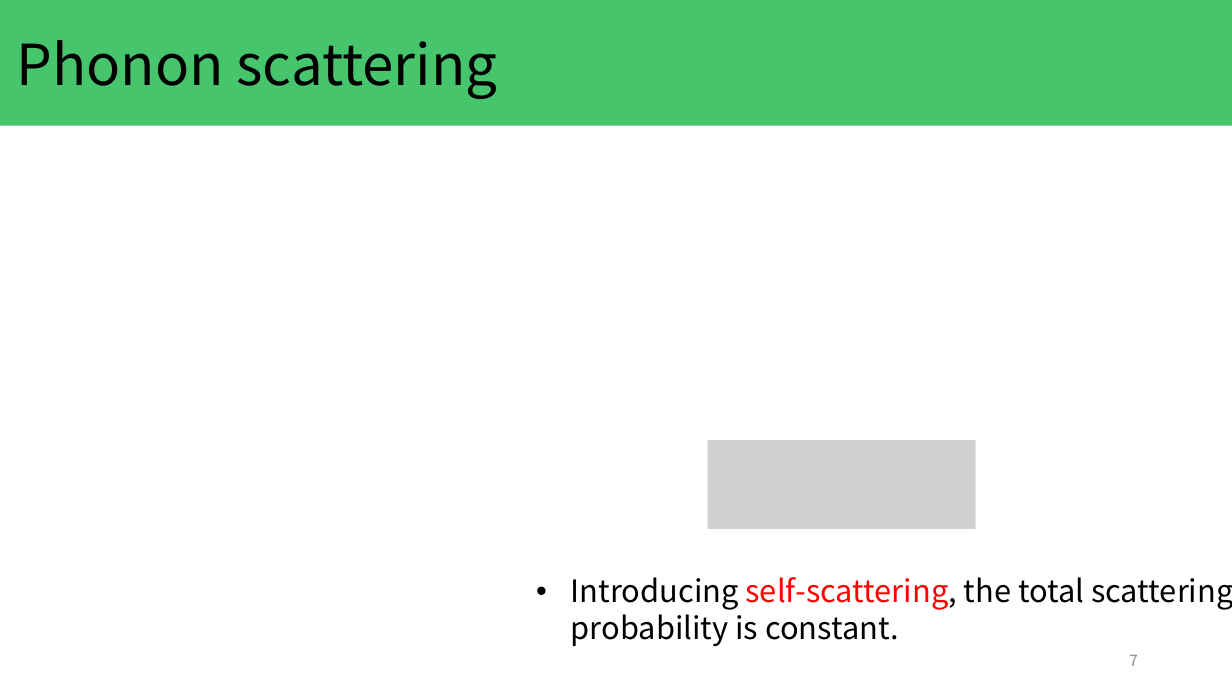
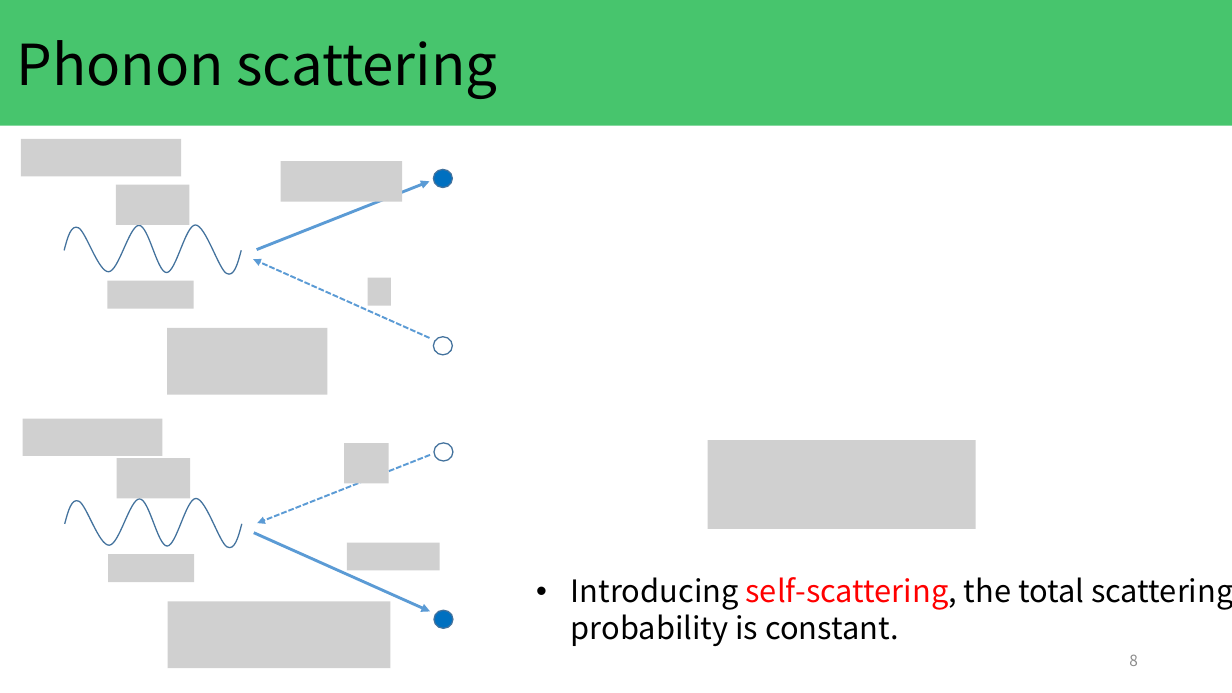
Before and after one commit to KeitoKubo/MonteCarlo-simulation-with-Fermi-degeneracy, a slide deck: slide 8 of presentation/kubo_20231129.pptx (slide 7 before the commit). Drawn at 1232x693 pixels with LibreOffice and Linux fonts; fonts in the diff are those of the drawing; grey boxes stand for pictures. Boxes give left, top, right and bottom in pixels: in the first picture for what was removed or moved away, otherwise in the second. Text is boxed around its words. In the diff, an @@ line names an element or a change of style, - is before the commit and + after.

Commit message:
updated presentation

```diff
--- a/presentation/kubo_20231129.pptx
+++ b/presentation/kubo_20231129.pptx
@@ picture added at [21,139,182,176] @@
@@ picture added at [281,161,403,201] @@
@@ ellipse added at [433,169,453,188], fill #0070C0, outline #43739E 1 pt @@
@@ picture added at [116,185,189,226] @@
@@ arrow added from (257, 250) to (430, 181), #5B9BD5 2.25 pt @@
@@ freeform shape added at [64,226,241,274], outline #43739E 1 pt @@
@@ arrow added from (430, 338) to (253, 260), #5B9BD5 1.5 pt dashed @@
@@ picture added at [107,281,193,309] @@
@@ picture added at [368,278,391,306] @@
@@ picture added at [167,328,328,395] @@
@@ ellipse added at [433,336,453,355], outline #43739E 1 pt @@
@@ picture added at [23,419,163,456] @@
@@ picture added at [344,443,388,483] @@
@@ ellipse added at [434,443,454,461], outline #43739E 1 pt @@
@@ picture added at [116,458,190,499] @@
@@ arrow added from (430, 455) to (257, 523), #5B9BD5 1.5 pt dashed @@
@@ freeform shape added at [65,499,242,548], outline #43739E 1 pt @@
@@ arrow added from (254, 533) to (430, 612), #5B9BD5 2.25 pt @@
@@ picture added at [108,555,194,582] @@
@@ picture added at [347,543,439,570] @@
@@ picture added at [167,602,390,668] @@
@@ ellipse added at [434,610,454,628], fill #0070C0, outline #43739E 1 pt @@
@@ page number at [1129,654,1138,666]: text changed @@
-7
+8
```
Also in this commit, not shown: 3 other slides changed, 3 slides added, 1 slide removed.
